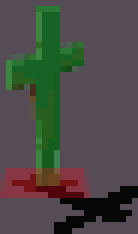
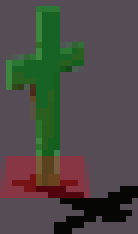
Layer changes from the first 138 x 234 image to the second:
painted on "Collision" over left=0, top=156, right=90, bottom=192
